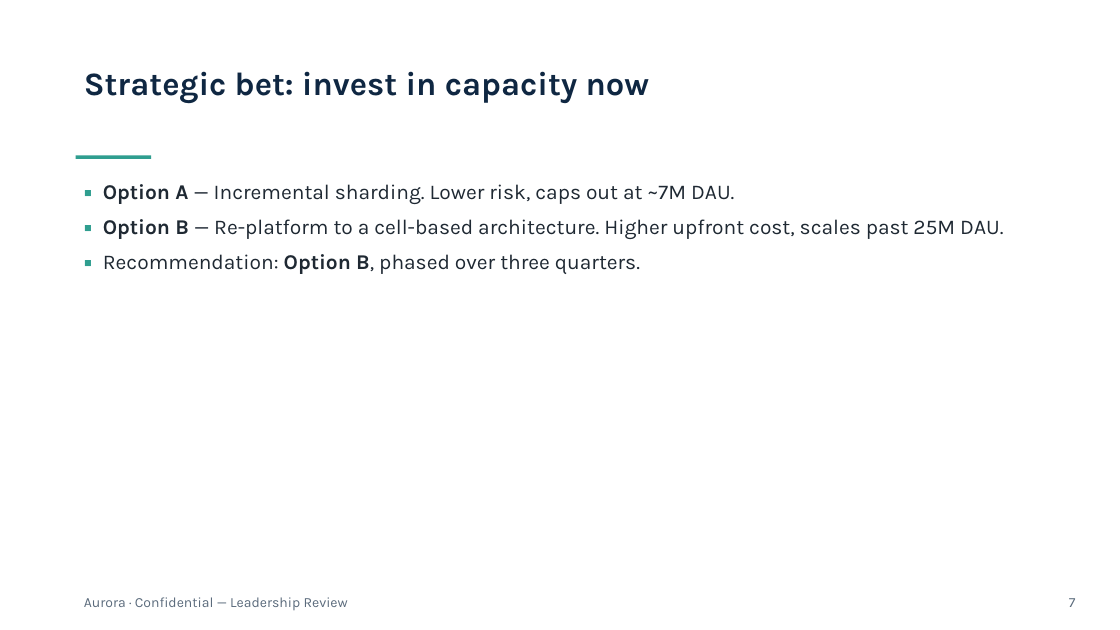
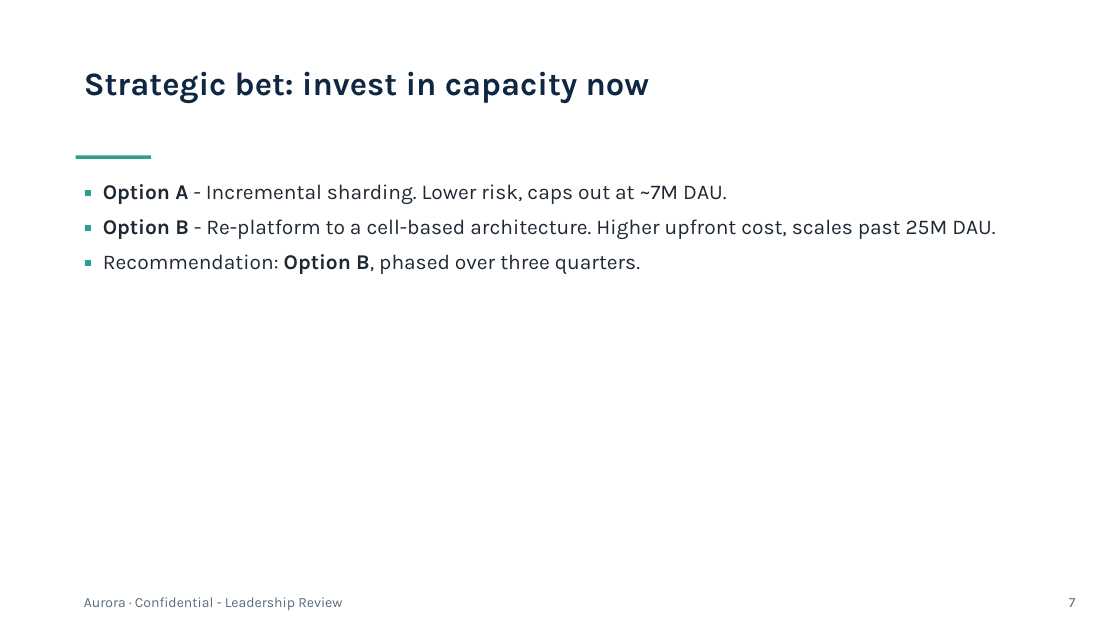
Before and after one commit to VikrantSingh01/md2pptx, a slide deck: slide 7 of examples/leadership-demo.pptx. Drawn at 1120x630 pixels with LibreOffice and Linux fonts; fonts in the diff are those of the drawing. Boxes give left, top, right and bottom in pixels: in the first picture for what was removed or moved away, otherwise in the second. Text is boxed around its words. In the diff, an @@ line names an element or a change of style, - is before the commit and + after.

```diff
--- a/examples/leadership-demo.pptx
+++ b/examples/leadership-demo.pptx
@@ text at bbox=[103, 184, 995, 239]: text changed @@
-▪ Option A — Incremental sharding. Lower risk, caps out at ~7M DAU.
-▪ Option B — Re-platform to a cell-based architecture. Higher upfront cost, scales past 25M DAU.
+▪ Option A - Incremental sharding. Lower risk, caps out at ~7M DAU.
+▪ Option B - Re-platform to a cell-based architecture. Higher upfront cost, scales past 25M DAU.
@@ text at bbox=[84, 597, 342, 611]: text changed @@
-Aurora · Confidential — Leadership Review
+Aurora · Confidential - Leadership Review
```
Also in this commit, not shown: 8 other slides changed, 16 other files.
